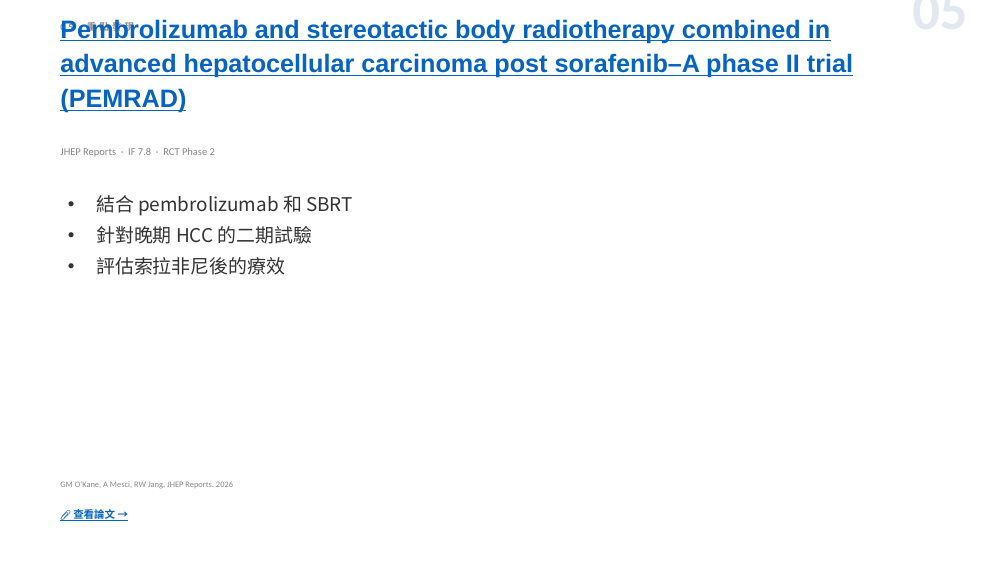
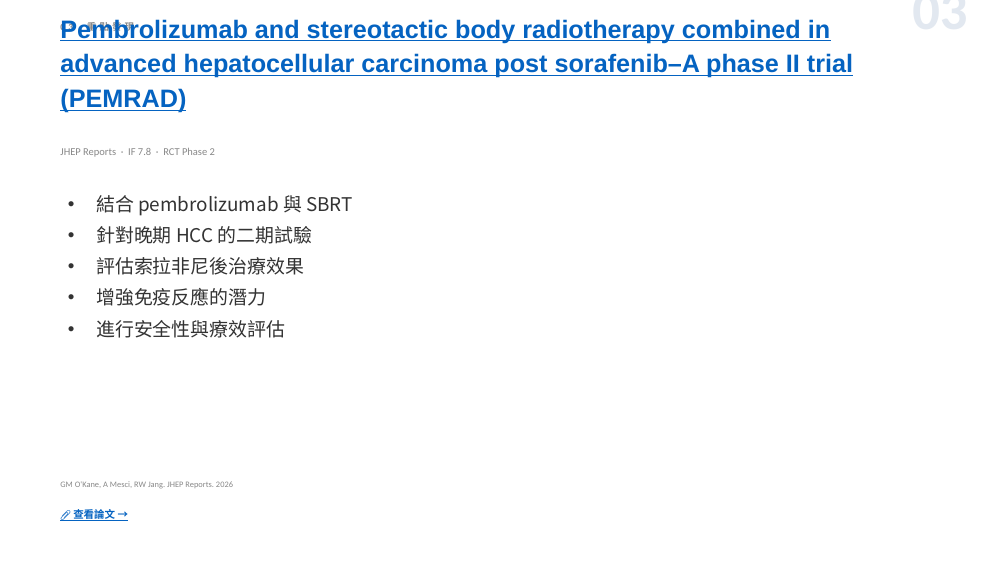
Before and after one commit to jejenhu-maker/hcc-weekly-digest, a slide deck: slide 5 of docs/digest-zh.pptx (slide 7 before the commit). Drawn at 1008x567 pixels with LibreOffice and Linux fonts; fonts in the diff are those of the drawing. Boxes give left, top, right and bottom in pixels: in the first picture for what was removed or moved away, otherwise in the second. Text is boxed around its words. In the diff, an @@ line names an element or a change of style, - is before the commit and + after.

```diff
--- a/docs/digest-zh.pptx
+++ b/docs/digest-zh.pptx
@@ text at [756,8,968,8]: text changed @@
-05
+03
@@ text at [96,195,353,216]: text changed @@
-• 結合 pembrolizumab 和 SBRT
+• 結合 pembrolizumab 與 SBRT
@@ text at [96,257,304,338]: text changed @@
-• 評估索拉非尼後的療效
+• 評估索拉非尼後治療效果
+• 增強免疫反應的潛力
+• 進行安全性與療效評估
```
Also in this commit, not shown: 12 other slides changed, 1 slide added, 1 slide removed, 2 other files.
